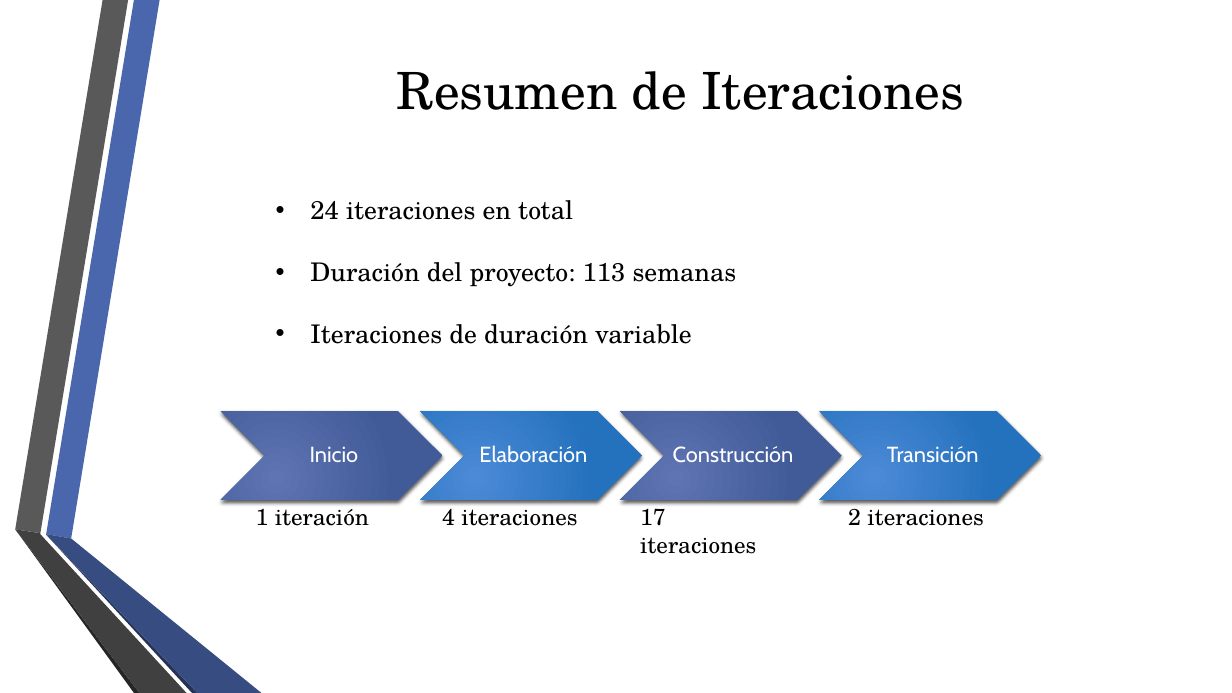
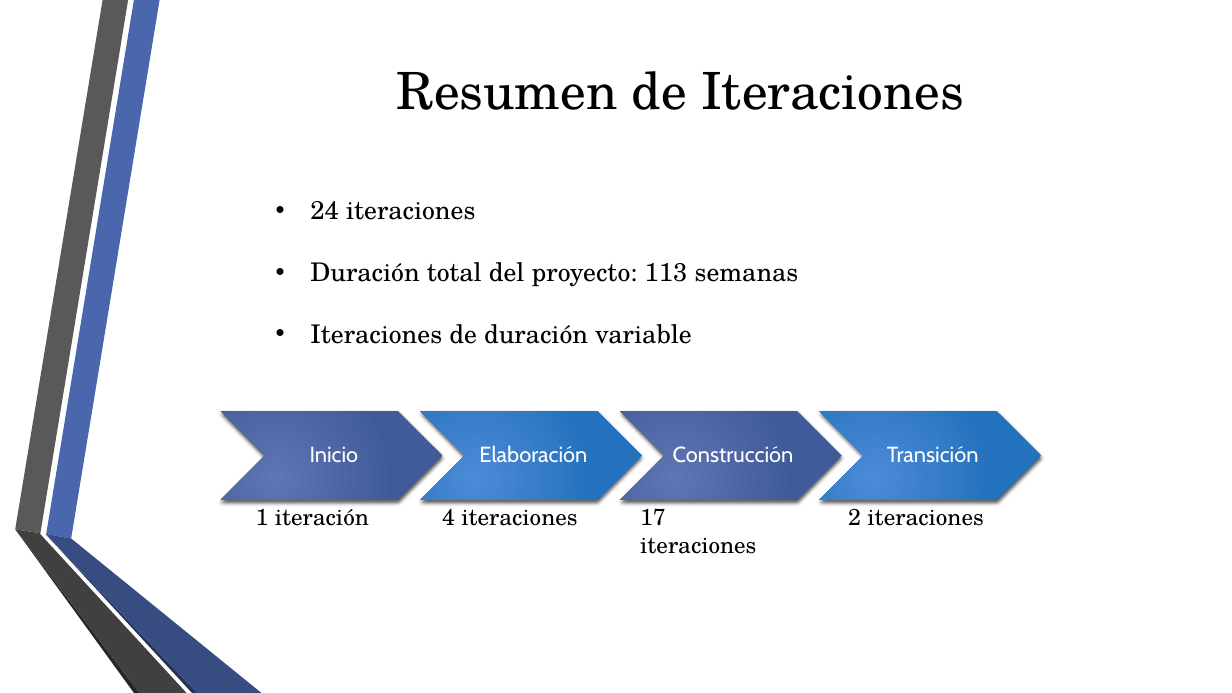
Before and after one commit to fge23/Sistema-VASPA, a slide deck: slide 11 of Presentaciones/Presentación VASPA - Diciembre 2020 - Examen Final/Presentación VASPA - Diciembre 2020 - Examen Final.pptx. Drawn at 1232x693 pixels with LibreOffice and Linux fonts; fonts in the diff are those of the drawing; background and template pictures are left out. Boxes give left, top, right and bottom in pixels: in the first picture for what was removed or moved away, otherwise in the second. Text is boxed around its words. In the diff, an @@ line names an element or a change of style, - is before the commit and + after.

```diff
--- a/Presentaciones/Presentación VASPA - Diciembre 2020 - Examen Final/Presentación VASPA - Diciembre 2020 - Examen Final.pptx
+++ b/Presentaciones/Presentación VASPA - Diciembre 2020 - Examen Final/Presentación VASPA - Diciembre 2020 - Examen Final.pptx
@@ text at (x1=310, y1=201, x2=799, y2=287): text changed @@
-• 24 iteraciones en total
-• Duración del proyecto: 113 semanas
+• 24 iteraciones
+• Duración total del proyecto: 113 semanas
```
Also in this commit, not shown: 1 other slide changed.
